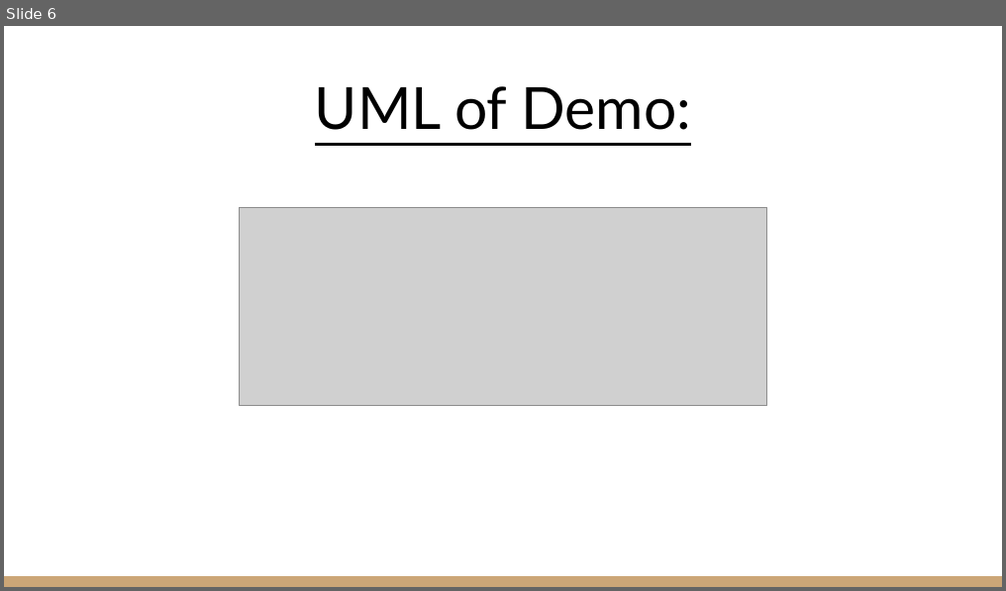
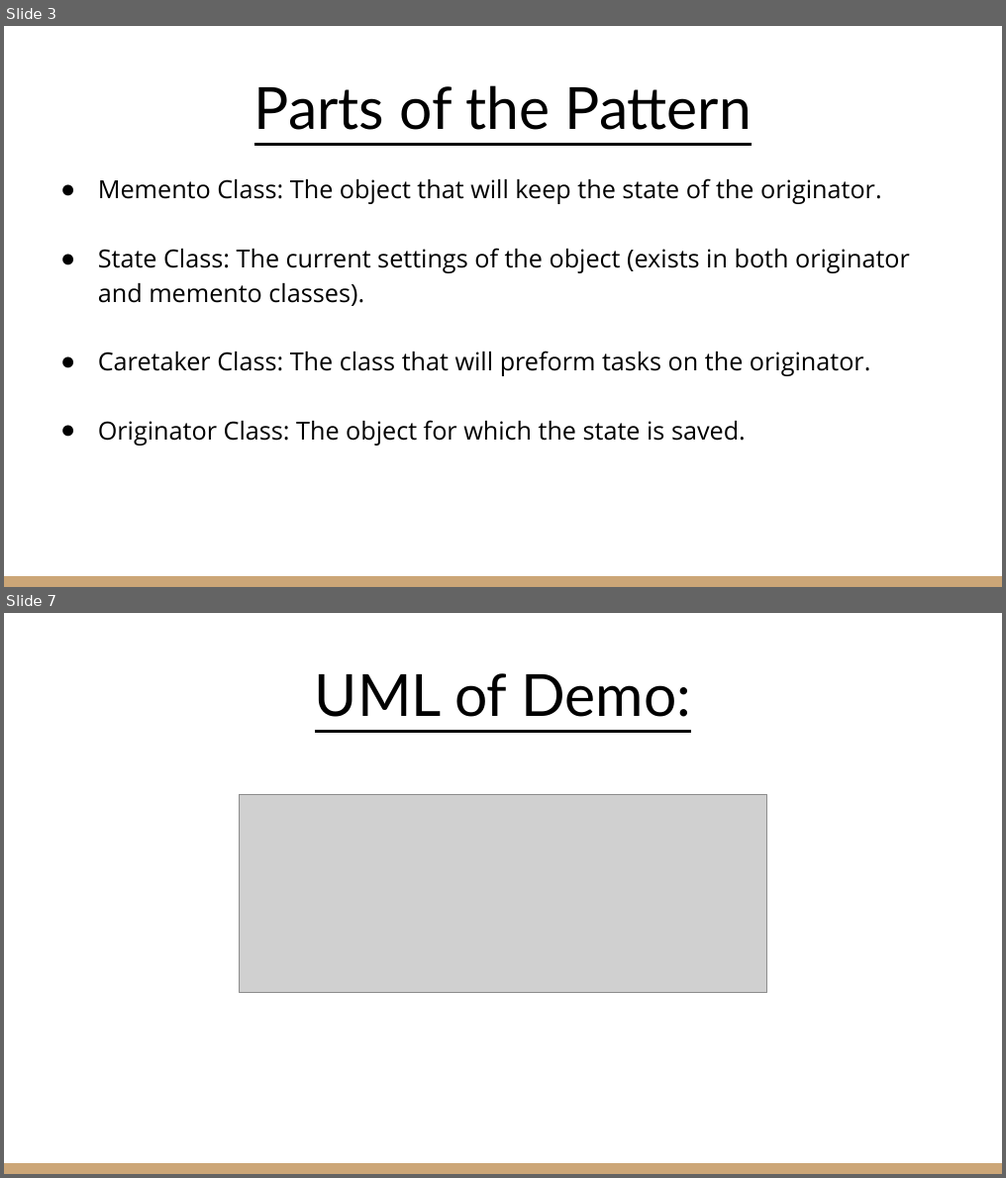
Before and after one commit to mcglastont/mementoPattern-presentation-mcglaston-dsouza, a slide deck: SE 2811-031 Section 031.pptx. Shown one above the other, each under a label of ours: slide 6 before the commit, slides 3 and 7 after it; the slides between them are not shown. The pictures are 1006x591 and 1006x1178 pixels, drawn with LibreOffice and Linux fonts; fonts in the diff are those of the drawing; grey boxes stand for pictures. Boxes give left, top, right and bottom in pixels: in the first picture for what was removed or moved away, otherwise in the second. Text is boxed around its words. In the diff, an @@ line names an element or a change of style, - is before the commit and + after.

```diff
--- a/SE 2811-031 Section 031.pptx
+++ b/SE 2811-031 Section 031.pptx
@@ slide 3 added at <box>4,26,1002,587</box>, background #FFFFFF; not listed: 1 template element that a slide beside it also shows @@
@@ title added at <box>254,85,751,130</box>, 42 pt, text #000000, underline @@
+Parts of the Pattern
@@ text added at <box>98,178,910,446</box>, 18 pt, text #000000 @@
+● Memento Class: The object that will keep the state of the originator.
+● State Class: The current settings of the object (exists in both originator and memento classes).
+● Caretaker Class: The class that will preform tasks on the originator.
+● Originator Class: The object for which the state is saved.
@@ what was slide 6 is now slide 7 @@
```
Also in this commit, not shown: 6 slides changed, 1 other slide added.
